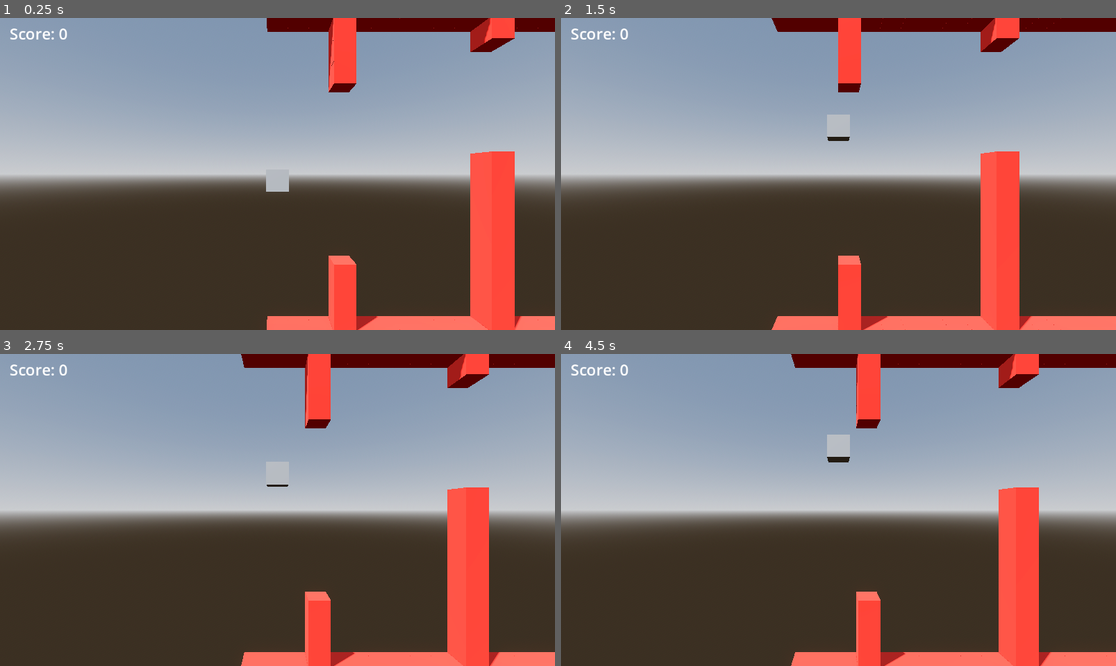
Above: before the commit, frames 1-4 (two rows, left to right).
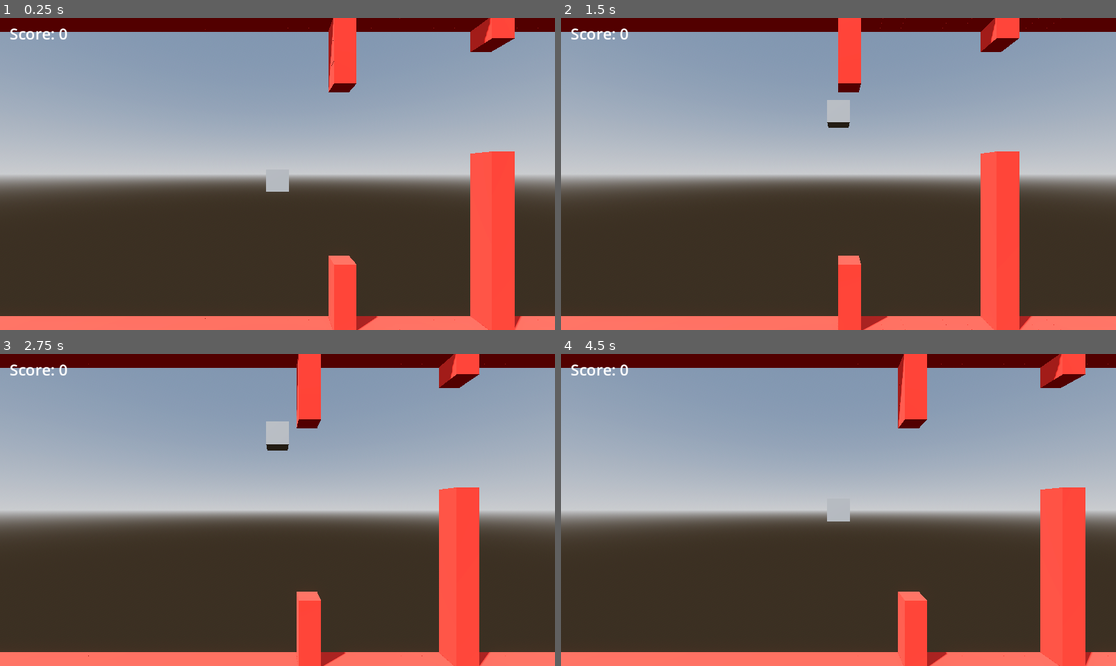
Above: after the commit, the same moments.

Repository: Trouperton/Floppy-Disk-Godot
Game: Godot game, scene res://scenes/Test_Level.tscn
Two runs of this game, one before a commit and one after it. Both use one fixed random seed, a clock stepped at 60 frames per second and the inputs below. The project has no main scene, so this scene is started directly.
Inputs:
- Up to frame 1 (0.25 s): no input
- Up to frame 2 (1.5 s): tap Enter (ui_accept) at 0.5, 0.6 s; hold W (dash_up, bound only after the commit) 0.53-1.28 s; tap Space (jump, bound only after the commit) at 0.77, 0.8, 1.07, 1.35 s; hold S (dash_down, bound only after the commit) from 1.28 s (still down)
- Up to frame 3 (2.75 s): tap Space (jump, bound only after the commit) at 1.52, 1.82, 2.3 s; tap Enter (ui_accept) at 1.55, 2.1 s; release S (dash_down, bound only after the commit) at 2.03 s; hold W (dash_up, bound only after the commit) from 2.03 s (still down)
- Up to frame 4 (4.5 s): tap Enter (ui_accept) at 2.85, 4.35 s; tap Space (jump, bound only after the commit) at 3.02, 3.32, 3.6, 3.77, 4.07 s; release W (dash_up, bound only after the commit) at 3.53 s; hold S (dash_down, bound only after the commit) from 3.53 s (still down)

The runs differ from the first frame. In frame 1, 4.3% of the frame differs, in the area x 0-49%, y 0-100%; in frame 2, 3.7%; in frame 3, 8.6%; in frame 4, 19%, in the area x 0-99%, y 0-100%.

Commit message:
Add vertical dash, inputs, and PlayerFloppy
Implement a vertical dash mechanic and integrate a reusable player scene. CharacterController.gd: add typed jump_velocity, new vertical_dash_velocity, dash logic (dash_up/dash_down), cooldown handling and timer callback; change jump input to "jump". project.godot: add input actions for jump, dash_up and dash_down (keyboard + gamepad mappings). Scenes: add PlayerFloppy.tscn with DashCooldownTimer and collision/mesh, add TerrainSegment_Empty.tscn, and update Test_Level.tscn to place the new PlayerFloppy and empty terrain segments. These changes add the dash feature and wire up inputs and scene assets for testing.

Diff:
--- a/code/scripts/CharacterController.gd
+++ b/code/scripts/CharacterController.gd
@@ -1,6 +1,9 @@
 extends CharacterBody3D
 
-@export var jump_velocity = 4.5
+@export var jump_velocity: float = 4.5
+
+@export var vertical_dash_velocity: float = 14
+var can_dash = true
 
 func _physics_process(delta: float) -> void:
 	if get_slide_collision_count() > 0:
@@ -13,7 +16,28 @@
 		velocity += get_gravity() * delta
 
 	# Handle jump.
-	if Input.is_action_just_pressed("ui_accept"):
+	if Input.is_action_just_pressed("jump"):
 		velocity.y = jump_velocity
 
+	dash()
+
 	move_and_slide()
+
+
+func dash():
+	if can_dash:
+		if Input.is_action_just_pressed("dash_up"):
+			velocity.y = vertical_dash_velocity
+			start_dash_cooldown()
+		elif Input.is_action_just_pressed("dash_down"):
+			velocity.y = -vertical_dash_velocity
+			start_dash_cooldown()
+
+
+func start_dash_cooldown():
+	can_dash = false
+	$DashCooldownTimer.start()
+
+
+func _on_dash_cooldown_timer_timeout() -> void:
+	can_dash = true
--- a/project.godot
+++ b/project.godot
@@ -19,6 +19,27 @@
 obstacle="Cause the player to lose if collided with."
 player=""
 
+[input]
+
+jump={
+"deadzone": 0.2,
+"events": [Object(InputEventKey,"resource_local_to_scene":false,"resource_name":"","device":-1,"window_id":0,"alt_pressed":false,"shift_pressed":false,"ctrl_pressed":false,"meta_pressed":false,"pressed":false,"keycode":0,"physical_keycode":32,"key_label":0,"unicode":32,"location":0,"echo":false,"script":null)
+, Object(InputEventKey,"resource_local_to_scene":false,"resource_name":"","device":-1,"window_id":0,"alt_pressed":false,"shift_pressed":false,"ctrl_pressed":false,"meta_pressed":false,"pressed":false,"keycode":0,"physical_keycode":4194309,"key_label":0,"unicode":0,"location":0,"echo":false,"script":null)
+]
+}
+dash_up={
+"deadzone": 0.2,
+"events": [Object(InputEventKey,"resource_local_to_scene":false,"resource_name":"","device":-1,"window_id":0,"alt_pressed":false,"shift_pressed":false,"ctrl_pressed":false,"meta_pressed":false,"pressed":false,"keycode":0,"physical_keycode":87,"key_label":0,"unicode":119,"location":0,"echo":false,"script":null)
+, Object(InputEventKey,"resource_local_to_scene":false,"resource_name":"","device":-1,"window_id":0,"alt_pressed":false,"shift_pressed":false,"ctrl_pressed":false,"meta_pressed":false,"pressed":false,"keycode":0,"physical_keycode":4194320,"key_label":0,"unicode":0,"location":0,"echo":false,"script":null)
+]
+}
+dash_down={
+"deadzone": 0.2,
+"events": [Object(InputEventKey,"resource_local_to_scene":false,"resource_name":"","device":-1,"window_id":0,"alt_pressed":false,"shift_pressed":false,"ctrl_pressed":false,"meta_pressed":false,"pressed":false,"keycode":0,"physical_keycode":83,"key_label":0,"unicode":115,"location":0,"echo":false,"script":null)
+, Object(InputEventKey,"resource_local_to_scene":false,"resource_name":"","device":-1,"window_id":0,"alt_pressed":false,"shift_pressed":false,"ctrl_pressed":false,"meta_pressed":false,"pressed":false,"keycode":0,"physical_keycode":4194322,"key_label":0,"unicode":0,"location":0,"echo":false,"script":null)
+]
+}
+
 [physics]
 
 3d/physics_engine="Jolt Physics"
--- /dev/null
+++ b/scenes/PlayerFloppy.tscn
@@ -0,0 +1,22 @@
+[gd_scene format=3 uid="uid://ba0vxdpdxmw6q"]
+
+[ext_resource type="Script" uid="uid://bjvja0cw66hro" path="res://code/scripts/CharacterController.gd" id="1_io1uj"]
+
+[sub_resource type="BoxMesh" id="BoxMesh_wfdhh"]
+
+[sub_resource type="SphereShape3D" id="SphereShape3D_2v7ry"]
+
+[node name="PlayerFloppy" type="CharacterBody3D" unique_id=188171447 groups=["player"]]
+script = ExtResource("1_io1uj")
+
+[node name="MeshInstance3D" type="MeshInstance3D" parent="." unique_id=1338743518]
+mesh = SubResource("BoxMesh_wfdhh")
+
+[node name="CollisionShape3D" type="CollisionShape3D" parent="." unique_id=1739364924]
+shape = SubResource("SphereShape3D_2v7ry")
+
+[node name="DashCooldownTimer" type="Timer" parent="." unique_id=1608018954]
+one_shot = true
+ignore_time_scale = true
+
+[connection signal="timeout" from="DashCooldownTimer" to="." method="_on_dash_cooldown_timer_timeout"]
--- a/scenes/Test_Level.tscn
+++ b/scenes/Test_Level.tscn
@@ -4,8 +4,9 @@
 [ext_resource type="Script" uid="uid://bb0c4wvxjg78l" path="res://code/scripts/TerrainSegmentManager.gd" id="1_wkt5j"]
 [ext_resource type="PackedScene" uid="uid://b12h8njnd3dna" path="res://scenes/terrain/segments/TerrainSegment.tscn" id="2_wkt5j"]
 [ext_resource type="PackedScene" uid="uid://1wbg62mj1x38" path="res://scenes/terrain/segments/TerrainSegment_High.tscn" id="3_5slh6"]
-[ext_resource type="Script" uid="uid://bjvja0cw66hro" path="res://code/scripts/CharacterController.gd" id="3_6r4da"]
 [ext_resource type="PackedScene" uid="uid://bj4ypjmqepujv" path="res://scenes/terrain/segments/TerrainSegment_HighTight.tscn" id="3_wkt5j"]
+[ext_resource type="PackedScene" uid="uid://b7gbl2o8jgcy2" path="res://scenes/terrain/segments/TerrainSegment_Empty.tscn" id="6_jyykg"]
+[ext_resource type="PackedScene" uid="uid://ba0vxdpdxmw6q" path="res://scenes/PlayerFloppy.tscn" id="7_jyykg"]
 
 [sub_resource type="ProceduralSkyMaterial" id="ProceduralSkyMaterial_7nyux"]
 sky_horizon_color = Color(0.66224277, 0.6717428, 0.6867428, 1)
@@ -19,10 +20,6 @@
 sky = SubResource("Sky_wfdhh")
 tonemap_mode = 2
 glow_enabled = true
-
-[sub_resource type="BoxMesh" id="BoxMesh_wfdhh"]
-
-[sub_resource type="SphereShape3D" id="SphereShape3D_2v7ry"]
 
 [node name="World" type="Node3D" unique_id=1983202797 node_paths=PackedStringArray("score_label")]
 script = ExtResource("1_5slh6")
@@ -47,15 +44,17 @@
 [node name="TerrainSegment_HighTight" parent="SegmentManager" unique_id=1702239990 instance=ExtResource("3_wkt5j")]
 transform = Transform3D(1, 0, 0, 0, 1, 0, 0, 0, 1, 14, 0, 0)
 
-[node name="CharacterBody3D" type="CharacterBody3D" parent="." unique_id=387661659 groups=["player"]]
+[node name="TerrainSegment_Empty" parent="SegmentManager" unique_id=1423568598 instance=ExtResource("6_jyykg")]
+transform = Transform3D(1, 0, 0, 0, 1, 0, 0, 0, 1, -7, 0, 0)
+
+[node name="TerrainSegment_Empty2" parent="SegmentManager" unique_id=933223107 instance=ExtResource("6_jyykg")]
+transform = Transform3D(1, 0, 0, 0, 1, 0, 0, 0, 1, -14, 0, 0)
+
+[node name="TerrainSegment_Empty3" parent="SegmentManager" unique_id=2046376729 instance=ExtResource("6_jyykg")]
+transform = Transform3D(1, 0, 0, 0, 1, 0, 0, 0, 1, -21, 0, 0)
+
+[node name="PlayerFloppy" parent="." unique_id=188171447 instance=ExtResource("7_jyykg")]
 transform = Transform3D(1, 0, 0, 0, 1, 0, 0, 0, 1, 0, 7, 0.5)
-script = ExtResource("3_6r4da")
-
-[node name="MeshInstance3D" type="MeshInstance3D" parent="CharacterBody3D" unique_id=474726639]
-mesh = SubResource("BoxMesh_wfdhh")
-
-[node name="CollisionShape3D" type="CollisionShape3D" parent="CharacterBody3D" unique_id=1226839485]
-shape = SubResource("SphereShape3D_2v7ry")
 
 [node name="Camera3D" type="Camera3D" parent="." unique_id=1100286366]
 transform = Transform3D(1, 0, 0, 0, 1, 0, 0, 0, 1, 0, 7, 10)
--- /dev/null
+++ b/scenes/terrain/segments/TerrainSegment_Empty.tscn
@@ -0,0 +1,8 @@
+[gd_scene format=3 uid="uid://b7gbl2o8jgcy2"]
+
+[ext_resource type="PackedScene" uid="uid://b12h8njnd3dna" path="res://scenes/terrain/segments/TerrainSegment.tscn" id="1_juioh"]
+
+[node name="TerrainSegment_Empty" unique_id=960714774 instance=ExtResource("1_juioh")]
+data = {
+"cells": PackedInt32Array(-65536, 0, 0, 917504, 0, 0, -65535, 0, 0, 917505, 0, 0, -65534, 0, 0, 917506, 0, 0, -65533, 0, 0, 917507, 0, 0, -65532, 0, 0, 917508, 0, 0, -65531, 0, 0, 917509, 0, 0, -65530, 0, 0, 917510, 0, 0)
+}
